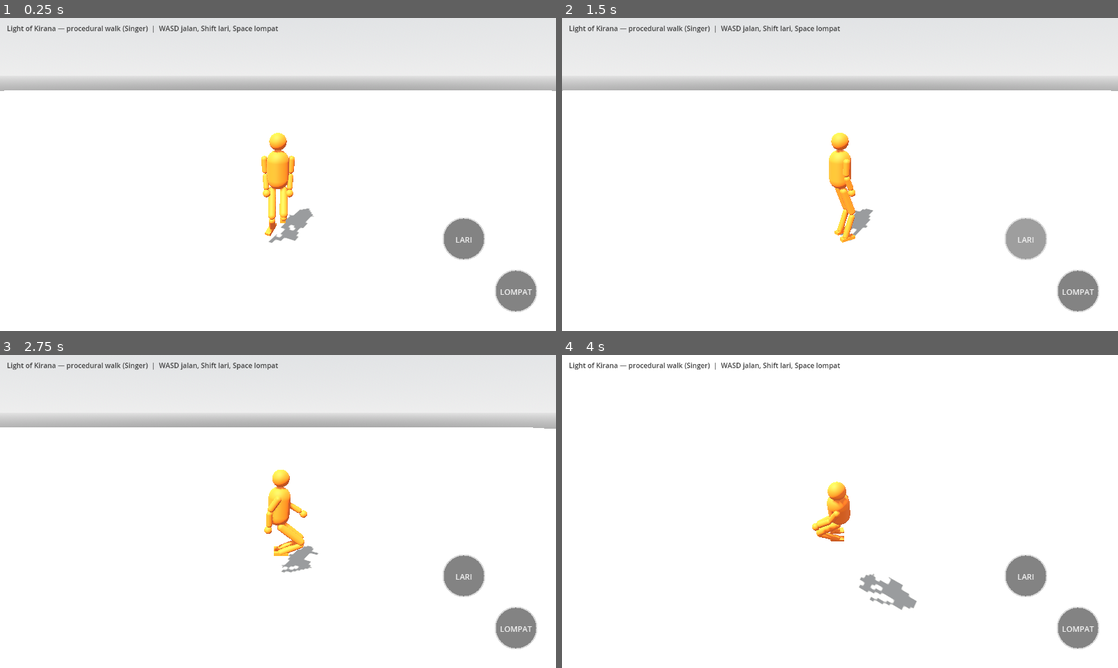
Above: before the commit, frames 1-4 (two rows, left to right).
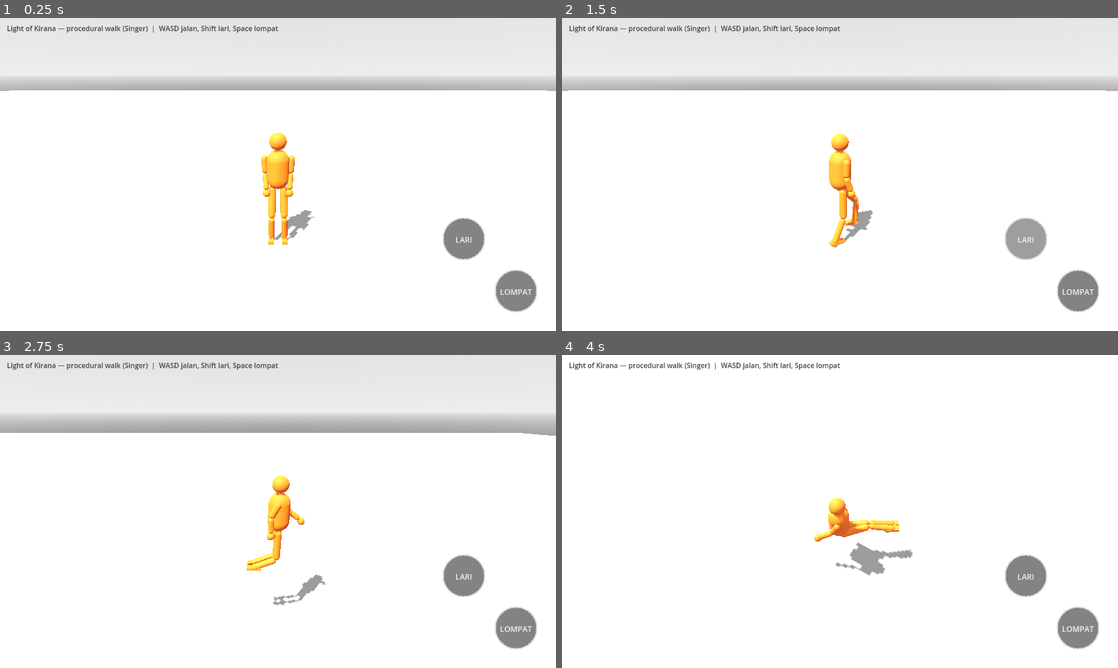
Above: after the commit, the same moments.

Repository: bagus123triga/light-of-kirana
Game: Godot game, scene res://scenes/main.tscn
Two runs of this game, one before a commit and one after it. Both use one fixed random seed, a clock stepped at 60 frames per second and the inputs below.
Inputs (mouse positions are in pixels of both pictures, inside the frame that each line leads up to):
- Up to frame 1 (0.25 s): no input
- Up to frame 2 (1.5 s): drag from (617, 271) to (895, 105) at 0.52 s; drag from (1023, 240) to (812, 237) at 1.27 s
- Up to frame 3 (2.75 s): move the mouse to (517, 627) at 2.02 s; hold D from 2.03 s (still down); hold Shift from 2.03 s (still down); click (517, 627) at 2.17 s
- Up to frame 4 (4 s): release D at 2.75 s; release Shift at 2.75 s; drag from (812, 574) to (673, 464) at 2.77 s; move the mouse to (1006, 558) at 3.52 s; hold A from 3.53 s (still down); hold Shift from 3.53 s (still down); tap Space at 3.77 s

The runs differ from the first frame. In frame 1, 0.6% of the frame differs, in the area x 0-100%, y 23-73%; in frame 2, 0.6%; in frame 3, 3.5%, in the area x 0-100%, y 23-80%; in frame 4, 2.1%.

Commit message:
Fix run arms/flight, procedural jump (crouch-launch-land), capsule sink, test harness overlap

Diff:
--- a/scripts/procedural_humanoid.gd
+++ b/scripts/procedural_humanoid.gd
@@ -73,6 +73,13 @@
 var knee_pos: Array[Vector3] = [Vector3.ZERO, Vector3.ZERO]
 var flight_timer := 0.0
 var foot_clamp_count := 0
+# Procedural jump (Bagus, 2026-11-09): a jump is NOT an instant
+# velocity — it presses into the ground first, then launches on
+# physics, then absorbs the landing. States: 0 none, 1 crouch
+# (pressing down), 2 airborne, 3 landing (absorbing).
+var jump_state := 0
+var jump_timer := 0.0
+var jump_crouch := 0.0
 
 
 func _orange_material() -> StandardMaterial3D:
@@ -105,7 +112,13 @@
 	capsule.radius = 0.28
 	capsule.height = 1.6
 	shape.shape = capsule
-	shape.position = Vector3(0, 0.85, 0)
+	# BUG FIX 2026-11-09 (screenshot 21:19 WIB): capsule centre was
+	# 0.85, so its bottom sat at 0.05 above the origin and the body
+	# sank 0.05 into the floor to touch it. Hip then sat at 0.95
+	# instead of 1.0, and the knees bent 0.16 m again IN THE REAL
+	# SCENE even though the headless test (body at y=0) passed.
+	# Centre 0.8 puts the bottom exactly at y=0, body stays at y=0.
+	shape.position = Vector3(0, 0.8, 0)
 	add_child(shape)
 	floor_snap_length = 0.3
 	floor_max_angle = deg_to_rad(45.0)
@@ -232,17 +245,43 @@
 		facing_yaw = lerp_angle(facing_yaw, target_yaw, clampf(delta * 10.0, 0.0, 1.0))
 	rotation.y = facing_yaw
 
-	# Gravity + jump (CharacterBody3D). In test_mode, integrate by hand.
+	# --- Procedural jump: crouch -> launch -> land (Bagus, 2026-11-09) ---
+	# The old jump set velocity.y = 6.0 instantly, feet snapped up —
+	# it looked like a canned animation, not a jump. A real jump
+	# PRESSES into the ground first (crouch: hip drops, knees bend
+	# because the feet stay planted), then launches on physics
+	# (gravity + velocity, no scripted height), then absorbs the
+	# landing (hip dips again). All three are driven by the same
+	# spring body + IK as walking, nothing is keyframed.
+	if want_jump and jump_state == 0 and (test_mode or is_on_floor()):
+		jump_state = 1
+		jump_timer = 0.16
+		want_jump = false
+	if jump_state == 1:
+		jump_timer -= delta
+		if jump_timer <= 0.0:
+			jump_state = 2
+			if not test_mode:
+				velocity.y = 6.5
+	elif jump_state == 2:
+		if not test_mode and is_on_floor() and velocity.y < 0.0:
+			jump_state = 3
+			jump_timer = 0.18
+	elif jump_state == 3:
+		jump_timer -= delta
+		if jump_timer <= 0.0:
+			jump_state = 0
+	var crouch_target := 0.22 if jump_state == 1 else (0.18 if jump_state == 3 else 0.0)
+	jump_crouch = move_toward(jump_crouch, crouch_target, delta * (2.0 if jump_state == 1 else 1.2))
+
+	# Gravity (CharacterBody3D). In test_mode, integrate by hand.
 	if test_mode:
-		if want_jump:
-			want_jump = false
 		position += wish_dir * speed * delta
 	else:
 		if is_on_floor():
-			if want_jump:
-				velocity.y = 6.0
-				want_jump = false
-			else:
+			# Launch frame: keep the impulse, don't overwrite it with
+			# the -0.5 floor snap.
+			if jump_state != 2:
 				velocity.y = -0.5
 		else:
 			velocity.y -= GRAVITY * delta
@@ -261,7 +300,11 @@
 	# arrives, otherwise the body outruns its feet and they drag.
 	# Stride is capped at 0.45 m (walk) so a planted foot never ends up
 	# further from the hip than the legs can reach.
-	var stride_max := 0.45 if not is_running else 0.85
+	# Run stride is LONG (1.1 m): at 4.4 m/s a 0.85 m stride forced a
+	# 5+ steps/s cadence, which is why the arms flailed and the legs
+	# looked like hopping. Longer stride + flight = ~2.7 steps/s,
+	# a real run cadence.
+	var stride_max := 0.45 if not is_running else 1.1
 	var stride := clampf(speed * 0.26, 0.18, stride_max)
 	var swing := clampf(stride / maxf(speed, 0.5), 0.16, SWING_TIME) if moving else SWING_TIME
 	# Run flight phase (Singer): after a step lands while running, the
@@ -269,11 +312,14 @@
 	# makes running look like running instead of sliding (ngesot).
 	# Without it the support foot stays planted while the body moves
 	# ~1 m, and the IK clamp drags it along the ground.
+	# The tuck is SHALLOW (feet ~0.25 m off the ground, not snapped
+	# to the hip): the old -0.5 tuck made every run step look like
+	# a little jump (Bagus, 2026-11-09).
 	if flight_timer > 0.0:
 		flight_timer -= delta
 		for i in 2:
-			foot_planted_pos[i] = hip_global + Vector3(0, -0.5, 0) + right * (-1.0 if i == 0 else 1.0) * 0.08
-			foot_planted_pos[i].y = hip_global.y - 0.5
+			var tuck := hip_global + Vector3(0, -0.75, 0) + right * (-1.0 if i == 0 else 1.0) * 0.08
+			foot_planted_pos[i] = foot_planted_pos[i].lerp(tuck, clampf(delta * 12.0, 0.0, 1.0))
 	for i in 2:
 		var side := -1.0 if i == 0 else 1.0
 		if foot_stepping[i]:
@@ -290,7 +336,7 @@
 				steps_taken += 1
 				if is_running and speed_factor > 0.6:
 					flight_timer = 0.12
-		elif on_floor_now and flight_timer <= 0.0:
+		elif on_floor_now and flight_timer <= 0.0 and jump_state == 0:
 			var ideal := global_position + wish_dir * stride * LAND_BIAS + right * side * STEP_LATERAL + forward * 0.05
 			ideal.y = 0.05
 			var lag := (ideal - foot_planted_pos[i]).dot(forward) if moving else (ideal - foot_planted_pos[i]).length()
@@ -307,11 +353,12 @@
 				foot_step_t[i] = 0.0
 				foot_stepping[i] = true
 
-	# Airborne: tuck both feet under the body.
+	# Airborne: feet tuck under the body GRADUALLY (lerp), not snapped
+	# — the old snap is what made the jump look like an animation.
 	if not on_floor_now:
 		for i in 2:
-			foot_planted_pos[i] = hip_global + Vector3(0, -0.55, 0) + right * (-1.0 if i == 0 else 1.0) * 0.08
-			foot_planted_pos[i].y = hip_global.y - 0.55
+			var tuck := hip_global + Vector3(0, -0.65, 0) + right * (-1.0 if i == 0 else 1.0) * 0.08
+			foot_planted_pos[i] = foot_planted_pos[i].lerp(tuck, clampf(delta * 8.0, 0.0, 1.0))
 		_was_airborne = true
 	elif _was_airborne:
 		hip_vel_y -= 1.5
@@ -326,8 +373,13 @@
 	# fixed timer. (The old fixed hip target + 1.04 m legs is what made
 	# the idle crouch: the spring held the hip low while the legs were
 	# long, so both knees had to bend 0.31 m just to stand still.)
-	if moving:
-		gait_phase += delta * (speed / 0.55) * PI
+	# Arm swing / bob phase is tied to the ACTUAL step cycle (PI per
+	# step: swing time, + flight time when running), NOT to speed.
+	# The old rate (speed/0.55 * PI) hit ~8 steps/s at run speed —
+	# that is why the arms flailed like a cartoon (Bagus, 2026-11-09).
+	if moving and (foot_stepping[0] or foot_stepping[1] or flight_timer > 0.0):
+		var cycle := swing if not is_running else swing + 0.12
+		gait_phase += delta * PI / maxf(cycle, 0.2)
 	var horiz_max := 0.0
 	for i in 2:
 		if not foot_stepping[i]:
@@ -341,10 +393,15 @@
 	# knee bend (0.16 m) that would not go away.
 	var hip_ceiling := 0.05 + sqrt(maxf(leg_len * leg_len - horiz_max * horiz_max, 0.55 * 0.55))
 	var bob := sin(gait_phase * 2.0) * 0.02 * speed_factor if moving else sin(time_alive * 1.6) * 0.012
-	var flight_lift := 0.06 if flight_timer > 0.0 else 0.0
-	var hip_target := minf(HIP_HEIGHT + bob - 0.04 * speed_factor + flight_lift, hip_ceiling + flight_lift)
+	var flight_lift := 0.03 if flight_timer > 0.0 else 0.0
+	var hip_target := minf(HIP_HEIGHT + bob - 0.04 * speed_factor + flight_lift - jump_crouch, hip_ceiling + flight_lift)
 	hip_vel_y += (HIP_STIFFNESS * (hip_target - hip_y) - HIP_DAMPING * hip_vel_y) * delta
 	hip_y = clampf(hip_y + hip_vel_y * delta, 0.55, 1.02)
+	# Crouch overshoot guard: the spring must not dip the hip deeper
+	# than the crouch itself (headless measured 0.60, a full squat,
+	# for a 0.22 crouch — explicit-Euler overshoot at large dt).
+	if jump_state == 1 or jump_state == 3:
+		hip_y = maxf(hip_y, HIP_HEIGHT - jump_crouch - 0.05)
 	body_root.position.y = hip_y
 	# Tegap (Bagus, 2026-11-09): torso stays near-vertical. The old
 	# 0.08 forward lean + sway made the figure slouch; lean is now
@@ -401,7 +458,8 @@
 	shoulder_r.rotation.z = -0.06
 	# Elbow: bent ~0.4 rad at rest, flexes a bit more on the forward
 	# swing; wrist keeps the hand roughly level with a small flick.
-	var elbow_bend := 0.4 + absf(swing_amount) * 0.3
+	# During the jump crouch the arms pull back with the press.
+	var elbow_bend := 0.4 + absf(swing_amount) * 0.3 + jump_crouch * 1.5
 	elbow_l.rotation.x = -elbow_bend
 	elbow_r.rotation.x = -elbow_bend
 	wrist_l.rotation.x = elbow_bend * 0.5
--- a/tests/test_procedural_walk.gd
+++ b/tests/test_procedural_walk.gd
@@ -84,6 +84,20 @@
 		failures.append("run dragged feet: ankle clamped %d times in 2 s" % humanoid.foot_clamp_count)
 	print("RUN_CLAMP_TEST clamps=%d" % humanoid.foot_clamp_count)
 
+	# Remove the test humanoid BEFORE the main scene: two
+	# CharacterBody3Ds at the same origin overlap, and the physics
+	# solver ejects the main one (measured: teleported to
+	# (22, 0.89, -7) with velocity 1325 — a harness artifact, not a
+	# game bug; the real game has one humanoid). The main scene must
+	# spawn alone so its body starts clean at y=0.
+	# Capture the summary numbers first — the node is freed below.
+	var final_hip_y := humanoid.hip_y
+	var final_steps := humanoid.steps_taken
+	root.remove_child(humanoid)
+	humanoid.queue_free()
+	await physics_frame
+	await physics_frame
+
 	# 5. Camera framing (regression for screenshot 2026-11-09 20:55 WIB:
 	#    humanoid was at the bottom edge, half cut off, because the old
 	#    pivot rotation.x = -0.35 tilted the camera UP). The humanoid's
@@ -111,8 +125,9 @@
 	# 6. Real physics in the main scene (regression for 2026-11-09 21:01:
 	#    the first build had no CollisionShape3D, so is_on_floor() was
 	#    always false, the step planner never stepped and jump never
-	#    fired). The humanoid must stand on the floor, then lift off
-	#    when want_jump is set.
+	#    fired). The humanoid must stand on the floor (body y=0, not
+	#    sunk -0.05), then jump PROCEDURALLY: press down first
+	#    (crouch: hip dips), then lift off on physics, then land.
 	var hum3: ProceduralHumanoid = main_inst.humanoid
 	for i in 30:
 		await physics_frame
@@ -120,16 +135,23 @@
 		failures.append("main scene: humanoid is not on the floor after 30 physics frames")
 	else:
 		var y0 := hum3.position.y
+		if absf(y0) > 0.02:
+			failures.append("main scene: body sunk/floating at y=%.2f, should be 0.0" % y0)
 		hum3.want_jump = true
 		var peak_y := y0
-		for i in 20:
+		var min_hip := 10.0
+		for i in 50:
 			await physics_frame
 			peak_y = maxf(peak_y, hum3.position.y)
-		if peak_y <= y0 + 0.02:
+			if i < 12:
+				min_hip = minf(min_hip, hum3.hip_y)
+		if min_hip > 0.92:
+			failures.append("jump did not press down first (min hip_y in crouch=%.2f, want <0.92)" % min_hip)
+		if peak_y <= y0 + 0.3:
 			failures.append("main scene: jump did not lift the humanoid (peak y=%.2f, start y=%.2f)" % [peak_y, y0])
-		print("JUMP_TEST start_y=%.2f peak_y=%.2f" % [y0, peak_y])
+		print("JUMP_TEST start_y=%.2f peak_y=%.2f min_hip_crouch=%.2f" % [y0, peak_y, min_hip])
 
-	print("WALK_TEST hip_y=%.2f steps=%d walked=%.2f m ran=%.2f m planted_err=%.3f" % [humanoid.hip_y, humanoid.steps_taken, moved, run_moved, max_planted_err])
+	print("WALK_TEST hip_y=%.2f steps=%d walked=%.2f m ran=%.2f m planted_err=%.3f" % [final_hip_y, final_steps, moved, run_moved, max_planted_err])
 	if failures.is_empty():
 		print("WALK_TEST PASS")
 		quit(0)
